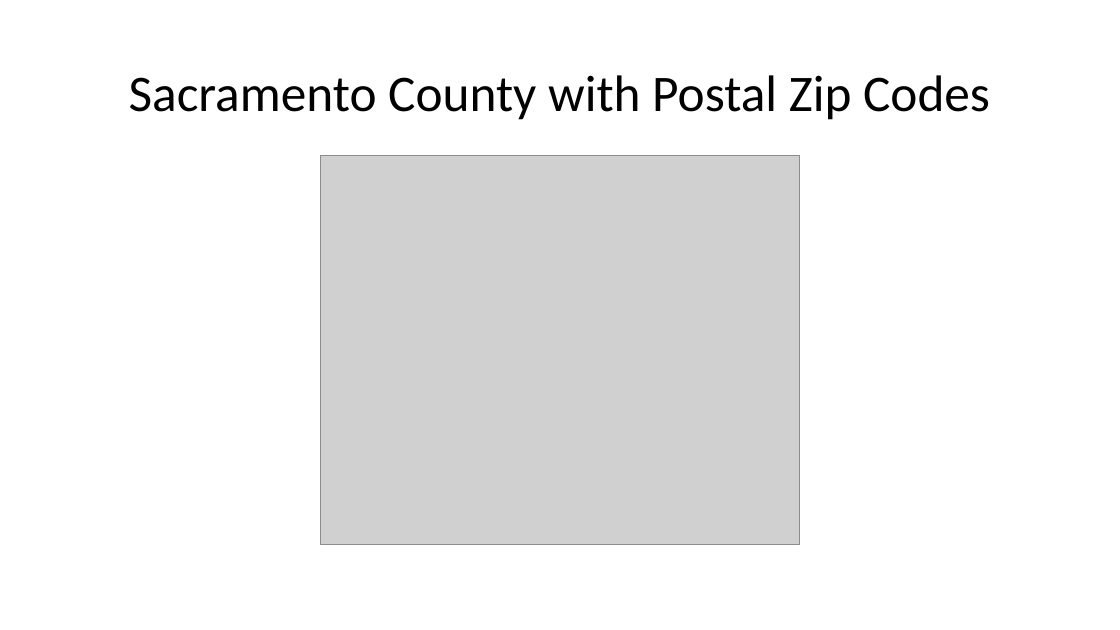
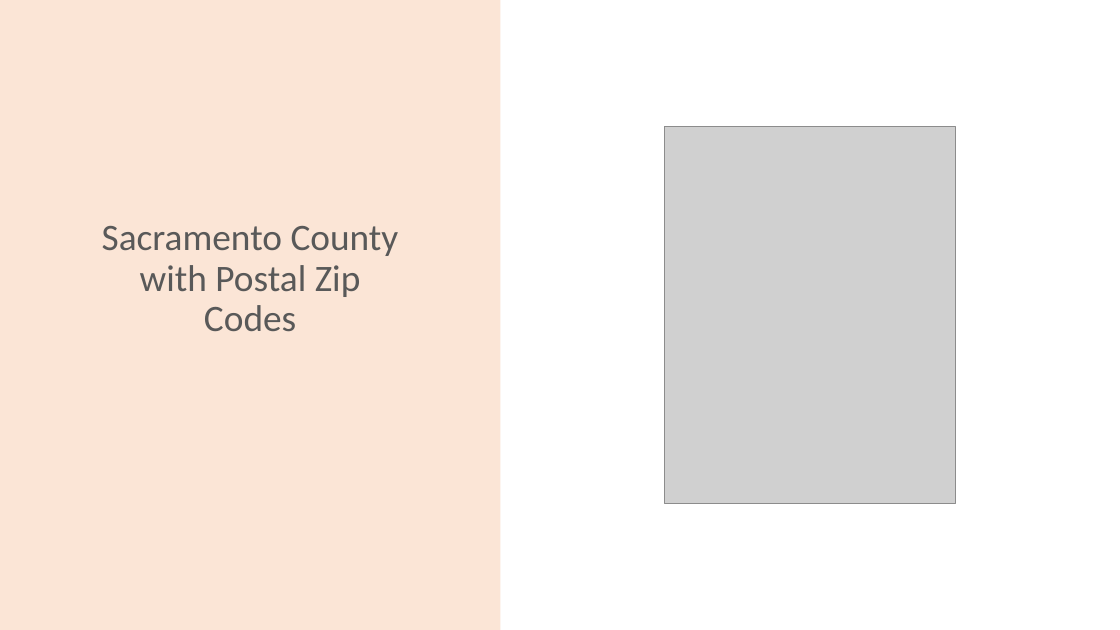
Before and after one commit to sean-galloway/Crime_and_Poverty, a slide deck: slide 6 of Project_1_Presentation.pptx (slide 4 before the commit). Drawn at 1120x630 pixels with LibreOffice and Linux fonts; fonts in the diff are those of the drawing; grey boxes stand for pictures. Boxes give left, top, right and bottom in pixels: in the first picture for what was removed or moved away, otherwise in the second. Text is boxed around its words. In the diff, an @@ line names an element or a change of style, - is before the commit and + after.

```diff
--- a/Project_1_Presentation.pptx
+++ b/Project_1_Presentation.pptx
@@ rectangle added at [0,0,501,630], fill #FBE5D6 @@
@@ title "Sacramento County with Postal Zip ...": place and size @@
-title "Sacramento County with Postal Zip ..." at [129,75,990,120]
+title "Sacramento County with Postal Zip ..." at [102,226,399,332]
@@ title "Sacramento County with Postal Zip ..." at [102,226,399,332]: size 44 to 32 pt, text colour #000000 to #595959; vertical alignment middle to bottom @@
@@ picture added at [665,127,955,503] @@
@@ picture removed at [321,155,800,544] @@
```
Also in this commit, not shown: 2 other slides changed, 3 slides added.
